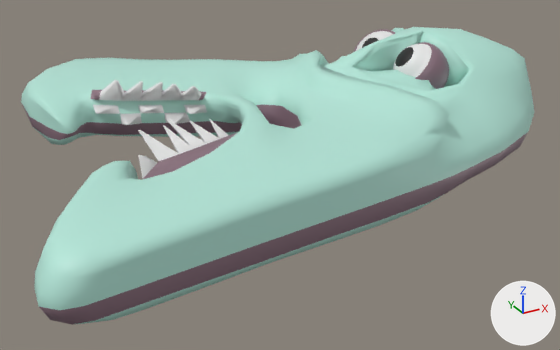
Renders of the FBX model Assets/FbxRaw/A_monster.fbx from each side of a commit.
Camera for both pictures: a 50 mm camera at (-0.0234, -0.0279, 0.0139) aimed at (-0.0072, 0.0014, -0.0008). Lighting does not change. The marker at lower right points along +X, +Y and +Z. Where no turn or scale is listed for an object, it has been applied to the vertices.

The first picture shows 'A_MonsterMesh'.
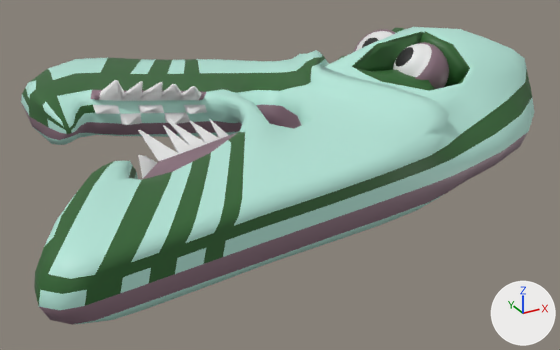
Boxes [x1, y1, x2, y2] around the edits, measured in the pictures (560 x 350 px):
part 1 of me_a_monstermesh, recoloured: [22, 27, 532, 306] in both

Patch to the scene script:
```diff
--- a/Assets/FbxRaw/A_monster.fbx.py
+++ b/Assets/FbxRaw/A_monster.fbx.py
@@ mat_amonstergreen @@
+mat_amonstergreen = principled_material('amonstergreen')
+mat_amonstergreen.base_color = (0.0266, 0.124, 0.0272)  # dark green #2d632e
@@ me_a_monstermesh @@
 me_a_monstermesh.from_pydata(...)  # 1692 vertices, 1736 faces; spans x -0.0203..0.0062, y -0.0087..0.0146, z -0.0006..0.0056
 # used by ob_a_monstermesh; location = (0.0, 0.0, 0.0)
+# me_a_monstermesh part 1: 244 of the faces centred in x -0.0202..0.0053, y -0.0086..0.0141, z 0.0016..0.0054 switch from mat_material (green #b5e7d9) to mat_amonstergreen (dark green #2d632e)
 me_a_monstermesh.materials.append(mat_material_005)
```
